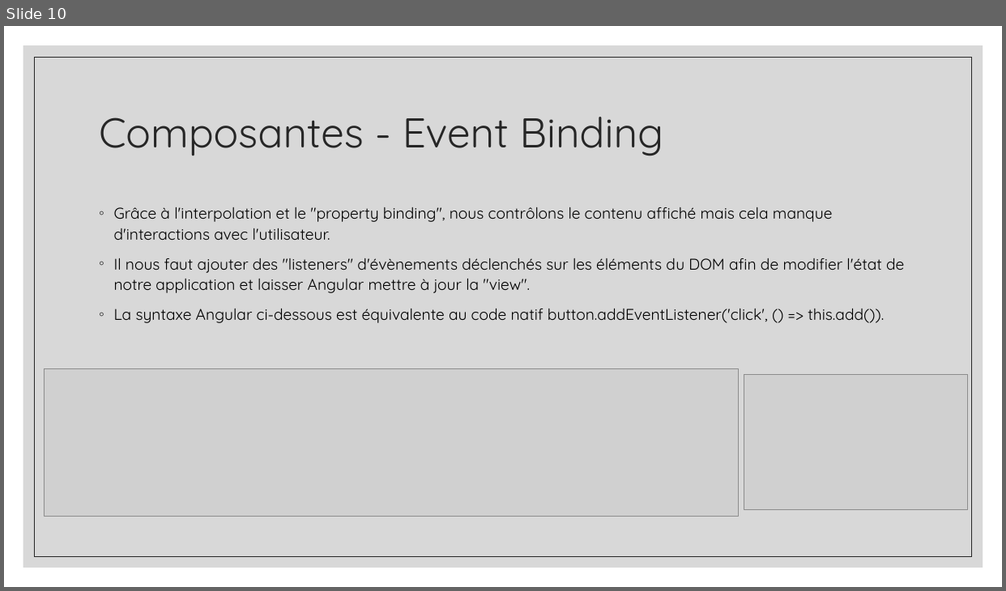
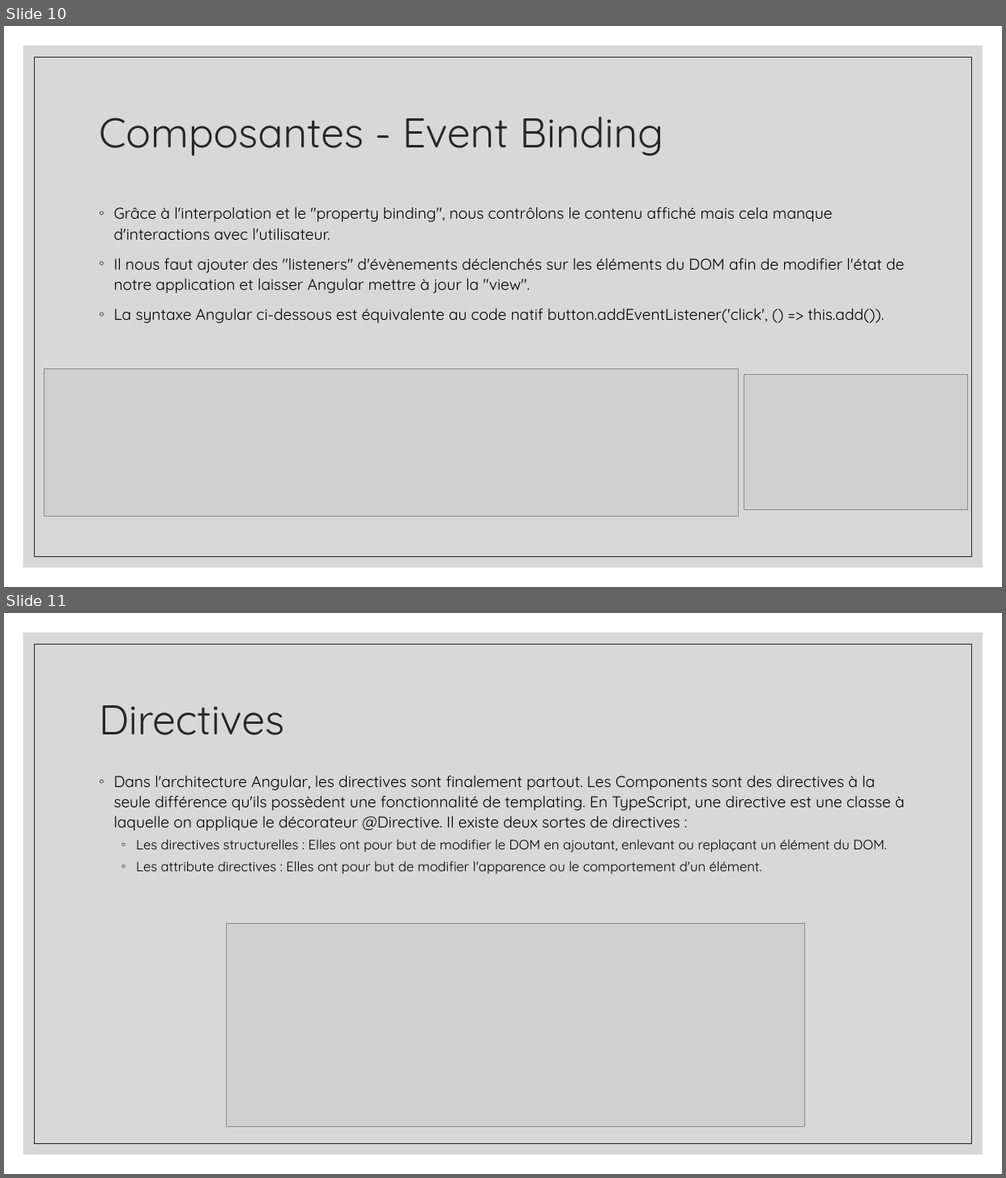
Before and after one commit to ayoubelabassi/todolist, a slide deck: task/ANGULAR.pptx. Shown one above the other, each under a label of ours: slide 10 before the commit, slides 10 and 11 after it. The pictures are 1006x591 and 1006x1178 pixels, drawn with LibreOffice and Linux fonts; fonts in the diff are those of the drawing; grey boxes stand for pictures. Boxes give left, top, right and bottom in pixels: in the first picture for what was removed or moved away, otherwise in the second. Text is boxed around its words. In the diff, an @@ line names an element or a change of style, - is before the commit and + after.

```diff
--- a/task/ANGULAR.pptx
+++ b/task/ANGULAR.pptx
@@ slide 11 added at bbox=[4, 613, 1002, 1174], background #FFFFFF; not listed: 2 template elements that a slide beside it also shows @@
@@ title added at bbox=[99, 705, 284, 735], 40 pt, text #262626 @@
+Directives
@@ text added at bbox=[114, 776, 905, 875], 15 pt, text #000000 @@
+◦ Dans l'architecture Angular, les directives sont finalement partout. Les Components sont des directives à la seule différence qu'ils possèdent une fonctionnalité de templating. En TypeScript, une directive est une classe à laquelle on applique le décorateur @Directive. Il existe deux sortes de directives :
+  ◦ Les directives structurelles : Elles ont pour but de modifier le DOM en ajoutant, enlevant ou replaçant un élément du DOM.
+  ◦ Les attribute directives : Elles ont pour but de modifier l'apparence ou le comportement d'un élément.
@@ picture added at bbox=[226, 924, 805, 1127] @@
```
Also in this commit, not shown: 1 slide changed, 6 other slides added, 1 slide removed, 1 other file.
